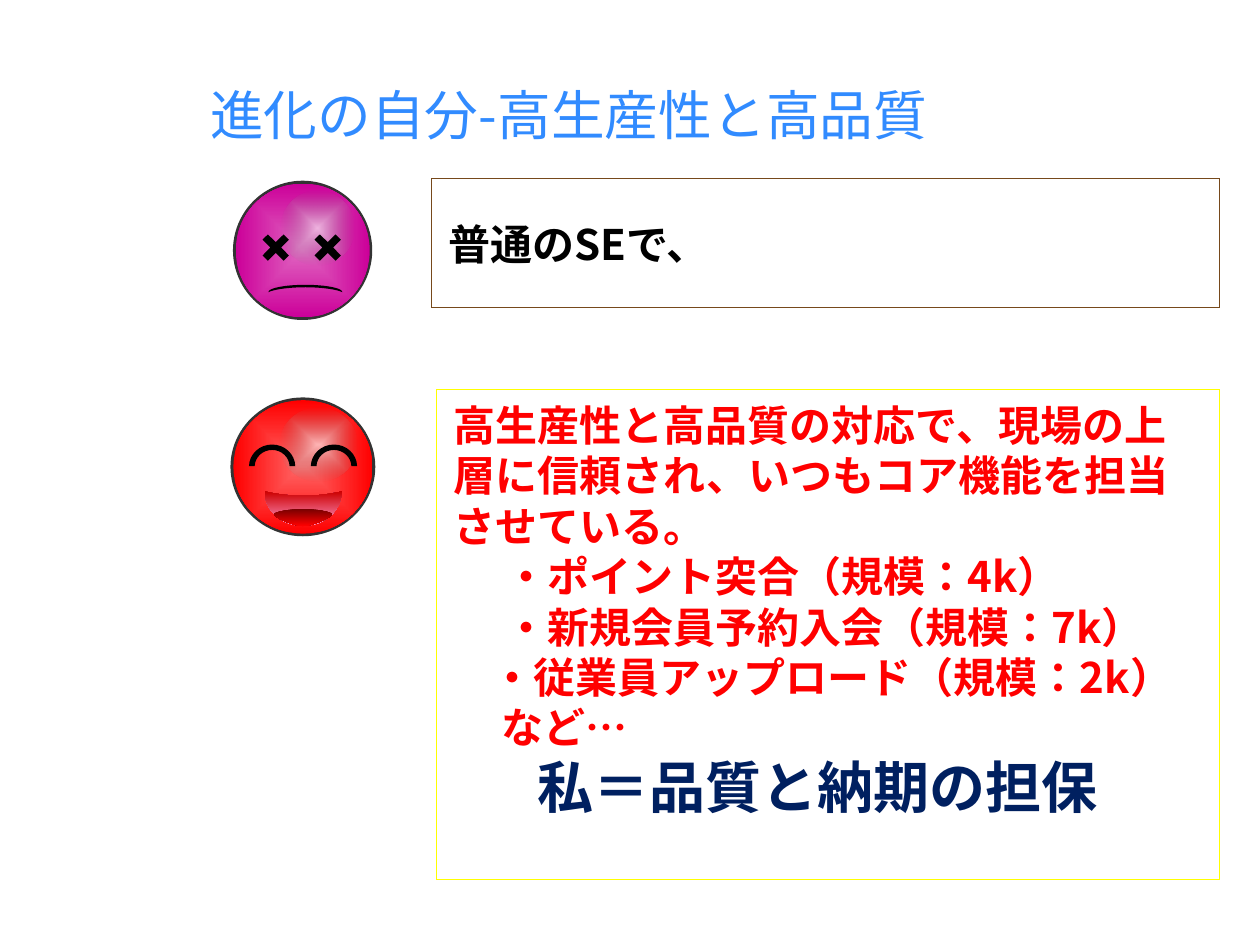
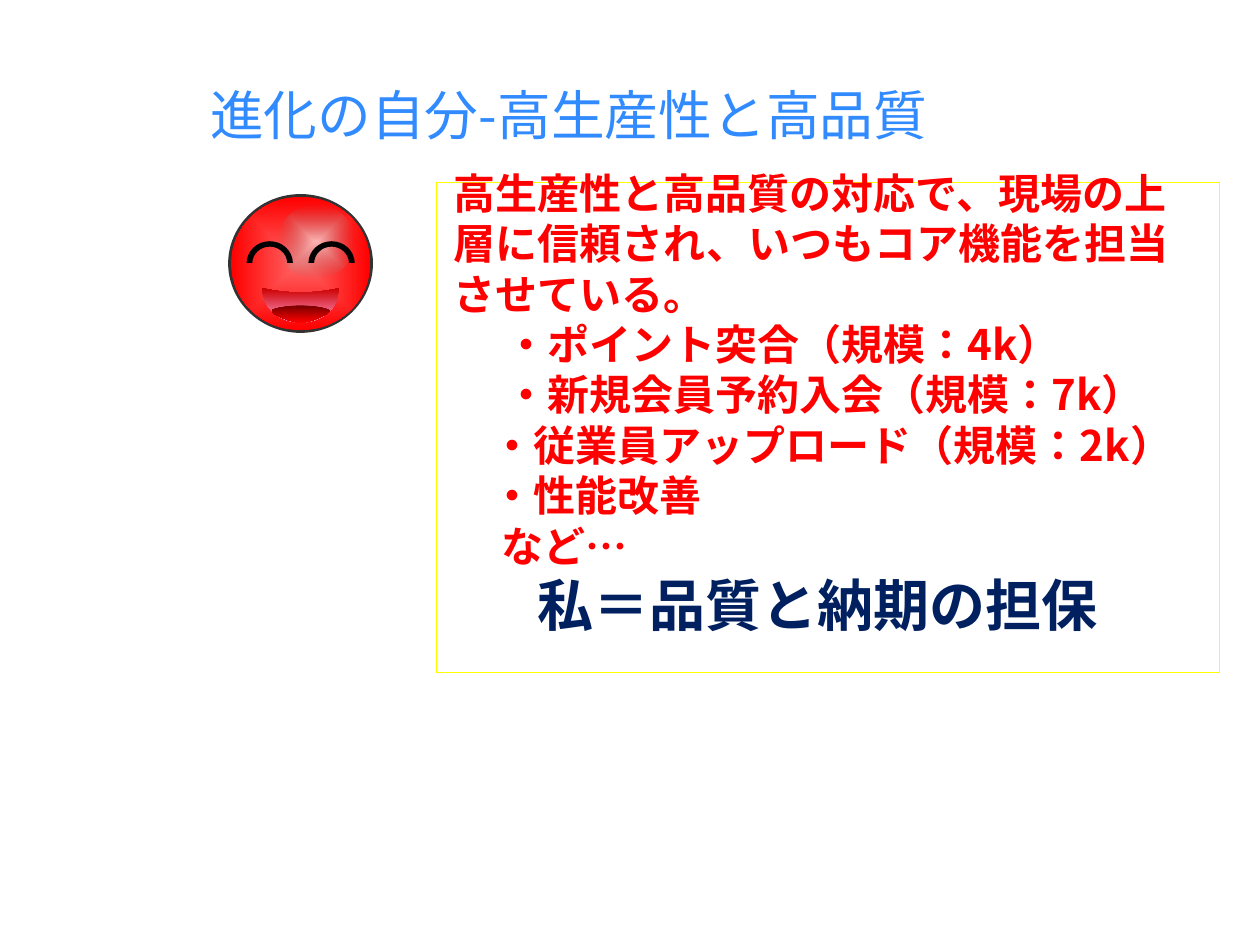
Before and after one commit to milo-bb/test, a slide deck: slide 8 of 昇格プレゼン(徐洋)_new.pptx. Drawn at 1260x945 pixels with LibreOffice and Linux fonts; fonts in the diff are those of the drawing; background and template pictures are left out. Boxes give left, top, right and bottom in pixels: in the first picture for what was removed or moved away, otherwise in the second. Text is boxed around its words. In the diff, an @@ line names an element or a change of style, - is before the commit and + after.

```diff
--- a/昇格プレゼン(徐洋)_new.pptx
+++ b/昇格プレゼン(徐洋)_new.pptx
@@ rectangle removed at (432,178,1220,307) @@
-普通のSEで、
@@ ellipse: place and size @@
-ellipse at (281,408,358,482)
+ellipse at (277,205,354,279)
@@ 3 freeform shapes, 2 ellipses, 1 rectangle, 1 moon: place and size @@
-3 freeform shapes, 2 ellipses, 1 rectangle, 1 moon at (230,390,1220,880)
+3 freeform shapes, 2 ellipses, 1 rectangle, 1 moon at (228,183,1220,674)
@@ group removed at (234,181,373,321): 3 ellipses, 2 freeform shapes, 1 moon @@
@@ text in rectangle at (492,475,702,515): paragraph added @@
+・性能改善
```
Also in this commit, not shown: 7 other slides changed, 2 slides added, 2 slides removed.
